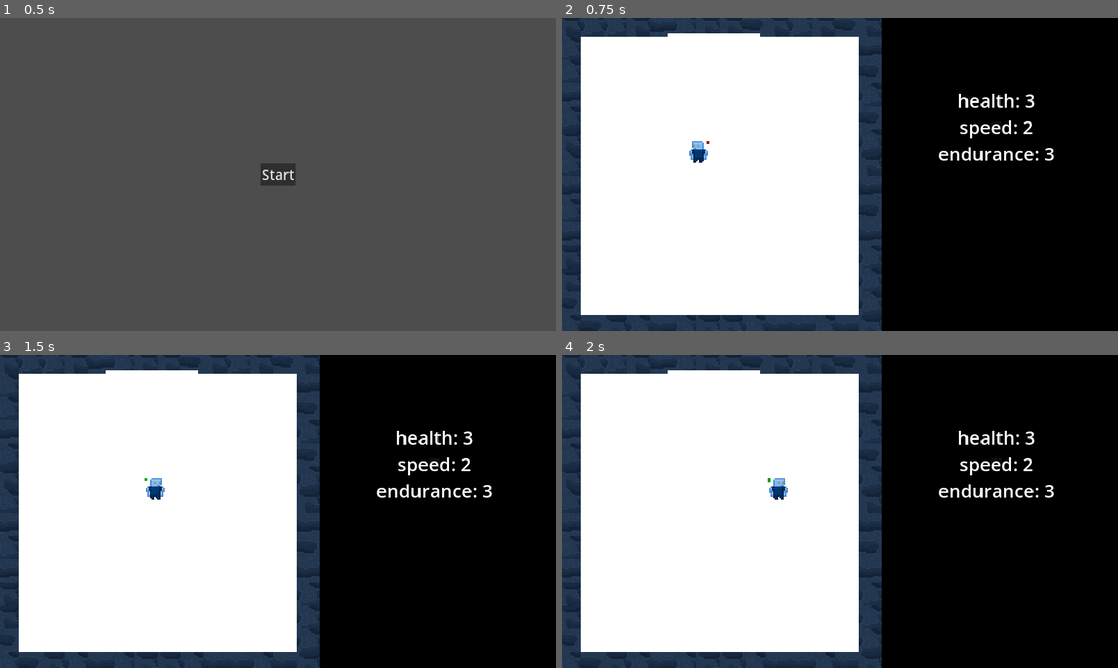
Above: before the commit, frames 1-4 (two rows, left to right).
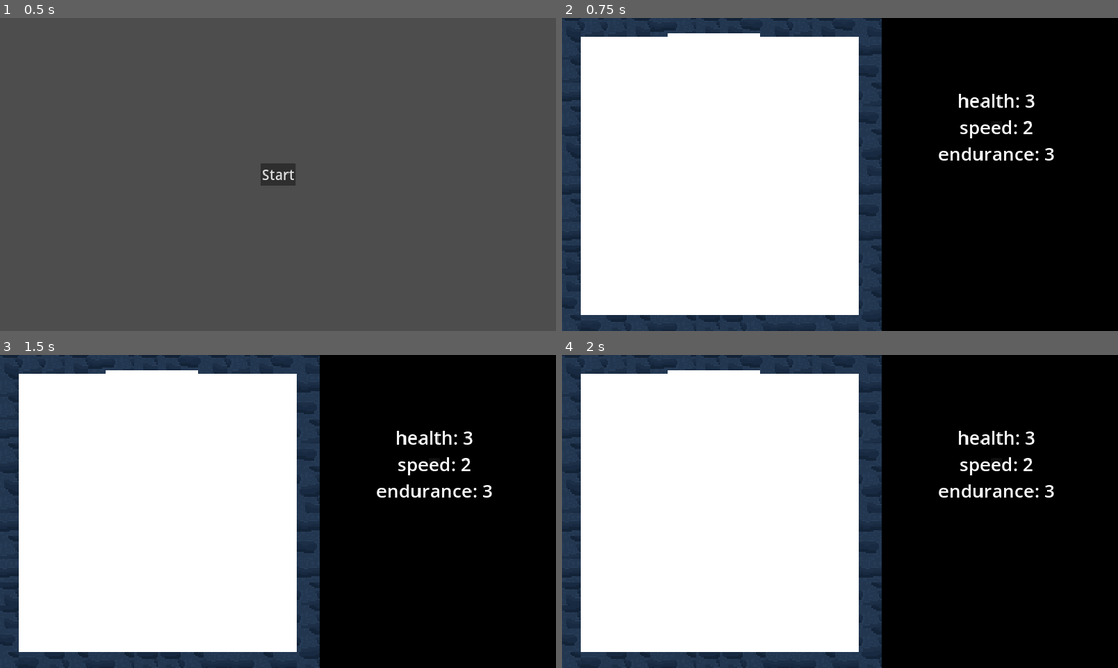
Above: after the commit, the same moments.

Repository: calvinowen27/LiveDieEscape
Game: Godot game, scene res://scenes/ui/title_screen.tscn
Same seed, same stepped clock (60 frames per second), same inputs: the game is played once before the commit and once after it.
Inputs:
- Up to frame 1 (0.5 s): no input
- Up to frame 2 (0.75 s): click "Start" at 0.5 s
- Up to frame 3 (1.5 s): tap Enter at 1.25 s; hold D (move_right) from 1.28 s (still down); hold Shift (run) from 1.28 s (still down)
- Up to frame 4 (2 s): keep holding D (move_right); keep holding Shift (run)

Frame 1 is identical in both runs. In frame 2, 0.2% of the frame differs, in the area x 22-27%, y 39-47%; in frame 3, 0.2%; in frame 4, 0.2%, in the area x 37-41%, y 39-47%.
Error in both runs: Invalid access to property or key 'global_position' on a base object of type 'Nil'. (res://scenes/z_ordering.gd:9)

Commit message:
change name of player aseprite file and add laser turret animation placeholders

Diff:
--- a/scenes/player/player.tscn
+++ b/scenes/player/player.tscn
@@ -16,7 +16,6 @@
 height = 62.0
 
 [node name="Player" type="RigidBody2D"]
-position = Vector2(-2, 2)
 physics_material_override = SubResource("PhysicsMaterial_w0vmm")
 gravity_scale = 0.0
 lock_rotation = true
Binary file changed: resources/art/laser-turret.aseprite
Binary file changed: resources/art/laser-turret.png
Binary file changed: resources/art/player-sheet.png
Renamed: resources/art/character.aseprite -> resources/art/player.aseprite
Not shown, added: .DS_Store
Not shown, added: resources/.DS_Store
